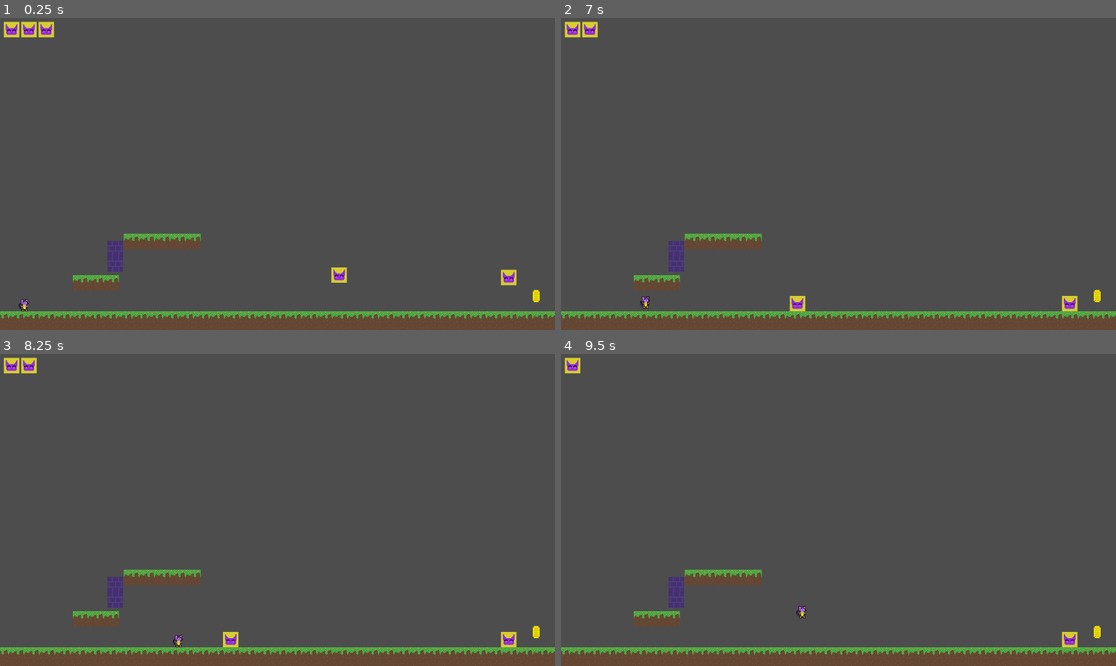
Above: before the commit, frames 1-4 (two rows, left to right).
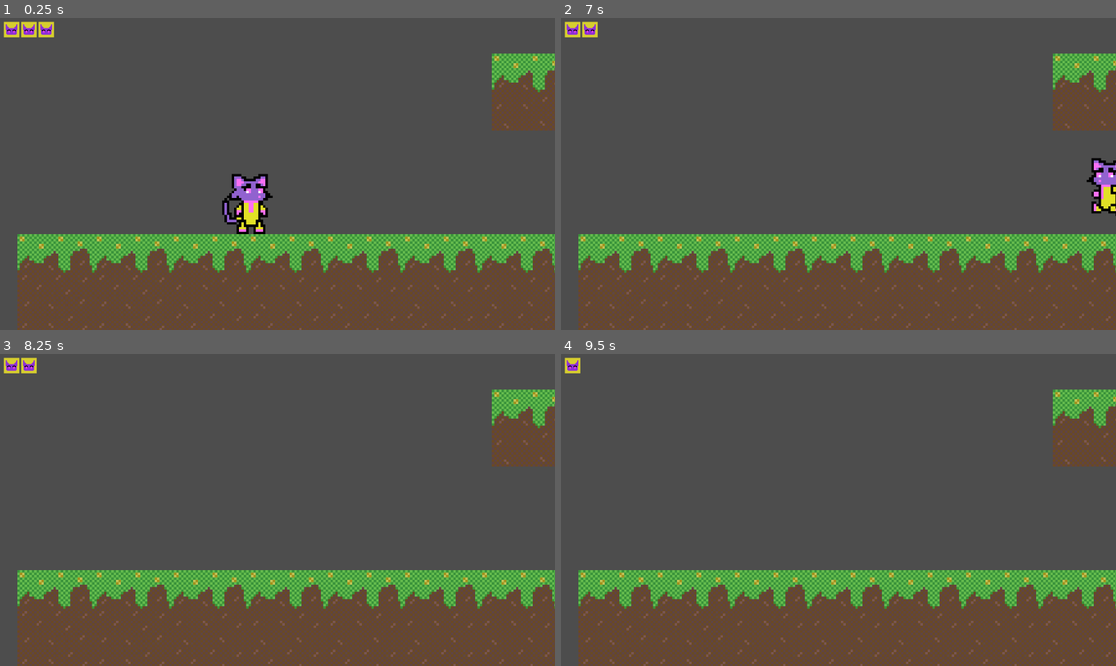
Above: after the commit, the same moments.

Repository: JB4692/CatLab
Game: Godot game, scene res://scenes/main game.tscn
The game is run twice, just before and just after one commit, with the same random seed, the same clock (stepped at 60 frames per second) and the same inputs.
Inputs:
- Up to frame 1 (0.25 s): no input
- Up to frame 2 (7 s): tap Enter (ui_accept) at 0.5, 0.77, 1.52, 2, 2.75, 3.02, 3.5, 3.77, 4.52, 6.02, 6.77 s; hold Right (ui_right) 0.53-2.03 s; hold Left (ui_left) 2.03-2.78 s; hold Right (ui_right) 2.78-4.28 s; hold Left (ui_left) 4.28-5.03 s; hold Right (ui_right) 5.03-5.78 s; hold Left (ui_left) from 5.78 s (still down)
- Up to frame 3 (8.25 s): release Left (ui_left) at 7.28 s; hold Right (ui_right) from 7.28 s (still down); tap Enter (ui_accept) at 7.52 s
- Up to frame 4 (9.5 s): keep holding Right (ui_right); tap Enter (ui_accept) at 9.02 s

The runs differ from the first frame. In frame 1, 22% of the frame differs, in the area x 0-100%, y 11-100%; in frame 2, 22%; in frame 3, 21%; in frame 4, 21%.

Commit message:
player animation
idle, jump, run animations

Diff:
--- a/project.godot
+++ b/project.godot
@@ -73,3 +73,7 @@
 2d_physics/layer_3="climbable wall"
 2d_physics/layer_5="Platforms"
 2d_physics/layer_6="enemy hitbox"
+
+[rendering]
+
+textures/canvas_textures/default_texture_filter=0
--- a/scenes/main game.tscn
+++ b/scenes/main game.tscn
@@ -75,6 +75,8 @@
 
 [node name="Camera2D" type="Camera2D" parent="."]
 visible = false
+position = Vector2(-514, 260)
+zoom = Vector2(5, 5)
 
 [node name="Revive trigger" type="Area2D" parent="."]
 position = Vector2(0, -8)
--- a/scenes/player.tscn
+++ b/scenes/player.tscn
@@ -1,11 +1,127 @@
-[gd_scene load_steps=6 format=3 uid="uid://bk3qlfir1vuvf"]
+[gd_scene load_steps=21 format=3 uid="uid://bk3qlfir1vuvf"]
 
 [ext_resource type="Script" path="res://scripts/playerMovement.gd" id="1_avgps"]
-[ext_resource type="Texture2D" uid="uid://2cllhwa8twsk" path="res://assets/sprites/Cat.png" id="2_txpyc"]
+[ext_resource type="Texture2D" uid="uid://cu830eonsvppc" path="res://assets/sprites/doctor_spritesheet.png" id="2_j36sl"]
 
 [sub_resource type="CapsuleShape2D" id="CapsuleShape2D_q74d6"]
 radius = 9.5
 height = 25.0
+
+[sub_resource type="AtlasTexture" id="AtlasTexture_47ipk"]
+atlas = ExtResource("2_j36sl")
+region = Rect2(0, 0, 32, 32)
+
+[sub_resource type="AtlasTexture" id="AtlasTexture_xnapq"]
+atlas = ExtResource("2_j36sl")
+region = Rect2(32, 0, 32, 32)
+
+[sub_resource type="AtlasTexture" id="AtlasTexture_0c4qy"]
+atlas = ExtResource("2_j36sl")
+region = Rect2(64, 0, 32, 32)
+
+[sub_resource type="AtlasTexture" id="AtlasTexture_emc2c"]
+atlas = ExtResource("2_j36sl")
+region = Rect2(96, 0, 32, 32)
+
+[sub_resource type="AtlasTexture" id="AtlasTexture_uvd04"]
+atlas = ExtResource("2_j36sl")
+region = Rect2(0, 32, 32, 32)
+
+[sub_resource type="AtlasTexture" id="AtlasTexture_bjwmj"]
+atlas = ExtResource("2_j36sl")
+region = Rect2(32, 32, 32, 32)
+
+[sub_resource type="AtlasTexture" id="AtlasTexture_cqejg"]
+atlas = ExtResource("2_j36sl")
+region = Rect2(64, 32, 32, 32)
+
+[sub_resource type="AtlasTexture" id="AtlasTexture_t4341"]
+atlas = ExtResource("2_j36sl")
+region = Rect2(96, 32, 32, 32)
+
+[sub_resource type="AtlasTexture" id="AtlasTexture_qqfhs"]
+atlas = ExtResource("2_j36sl")
+region = Rect2(0, 64, 32, 32)
+
+[sub_resource type="AtlasTexture" id="AtlasTexture_r8kjb"]
+atlas = ExtResource("2_j36sl")
+region = Rect2(32, 64, 32, 32)
+
+[sub_resource type="AtlasTexture" id="AtlasTexture_g48hm"]
+atlas = ExtResource("2_j36sl")
+region = Rect2(64, 64, 32, 32)
+
+[sub_resource type="AtlasTexture" id="AtlasTexture_l6rs3"]
+atlas = ExtResource("2_j36sl")
+region = Rect2(96, 64, 32, 32)
+
+[sub_resource type="AtlasTexture" id="AtlasTexture_2dvjo"]
+atlas = ExtResource("2_j36sl")
+region = Rect2(128, 64, 32, 32)
+
+[sub_resource type="AtlasTexture" id="AtlasTexture_f0spb"]
+atlas = ExtResource("2_j36sl")
+region = Rect2(160, 64, 32, 32)
+
+[sub_resource type="SpriteFrames" id="SpriteFrames_ubjd2"]
+animations = [{
+"frames": [{
+"duration": 1.0,
+"texture": SubResource("AtlasTexture_47ipk")
+}, {
+"duration": 1.0,
+"texture": SubResource("AtlasTexture_xnapq")
+}, {
+"duration": 1.0,
+"texture": SubResource("AtlasTexture_0c4qy")
+}, {
+"duration": 1.0,
+"texture": SubResource("AtlasTexture_emc2c")
+}],
+"loop": true,
+"name": &"idle",
+"speed": 6.0
+}, {
+"frames": [{
+"duration": 1.0,
+"texture": SubResource("AtlasTexture_uvd04")
+}, {
+"duration": 1.0,
+"texture": SubResource("AtlasTexture_bjwmj")
+}, {
+"duration": 1.0,
+"texture": SubResource("AtlasTexture_cqejg")
+}, {
+"duration": 1.0,
+"texture": SubResource("AtlasTexture_t4341")
+}],
+"loop": true,
+"name": &"jump",
+"speed": 6.0
+}, {
+"frames": [{
+"duration": 1.0,
+"texture": SubResource("AtlasTexture_qqfhs")
+}, {
+"duration": 1.0,
+"texture": SubResource("AtlasTexture_r8kjb")
+}, {
+"duration": 1.0,
+"texture": SubResource("AtlasTexture_g48hm")
+}, {
+"duration": 1.0,
+"texture": SubResource("AtlasTexture_l6rs3")
+}, {
+"duration": 1.0,
+"texture": SubResource("AtlasTexture_2dvjo")
+}, {
+"duration": 1.0,
+"texture": SubResource("AtlasTexture_f0spb")
+}],
+"loop": true,
+"name": &"walk",
+"speed": 5.0
+}]
 
 [sub_resource type="RectangleShape2D" id="RectangleShape2D_84ui1"]
 size = Vector2(23, 6)
@@ -23,8 +139,10 @@
 position = Vector2(0.5, 1.5)
 shape = SubResource("CapsuleShape2D_q74d6")
 
-[node name="Sprite2D" type="Sprite2D" parent="."]
-texture = ExtResource("2_txpyc")
+[node name="AnimatedSprite2D" type="AnimatedSprite2D" parent="."]
+sprite_frames = SubResource("SpriteFrames_ubjd2")
+animation = &"walk"
+autoplay = "idle"
 
 [node name="Area2D" type="Area2D" parent="."]
 position = Vector2(0.5, 1.5)
--- a/scripts/playerMovement.gd
+++ b/scripts/playerMovement.gd
@@ -6,12 +6,13 @@
 signal healthChanged
 signal playerRevived
 
-var SPEED = 300.0
+var SPEED = 300.0 # 300
 var JUMP_VELOCITY = -350.0
 var start_position = Vector2(-550, 209.9991)
 var climbing = false
 var dead = false
 var health: int = 3;
+@onready var animated_sprite = $AnimatedSprite2D
 
 func set_climbing(climb: bool):
 	climbing = climb
@@ -53,9 +54,25 @@
 	if Input.is_action_just_pressed("ui_accept") and is_on_floor():
 		velocity.y = JUMP_VELOCITY
 
-	# Get the input direction and handle the movement/deceleration.
-	# As good practice, you should replace UI actions with custom gameplay actions
+
+
 	var direction := Input.get_axis("ui_left", "ui_right")
+	# not moving = 0, to right = 1, to left = -1
+
+	# flip sprite according to direction
+	if direction > 0: # facing right
+		animated_sprite.flip_h = false
+	elif direction < 0:
+		animated_sprite.flip_h = true
+
+	if is_on_floor():
+		if direction == 0:
+			animated_sprite.play("idle")
+		else:
+			animated_sprite.play("walk")
+	else:
+		animated_sprite.play("jump")
+
 	if direction:
 		velocity.x = direction * SPEED
 	else:
Binary file added: assets/sprites/doctor_spritesheet.png
Not shown, added: assets/sprites/doctor_spritesheet.png.import
